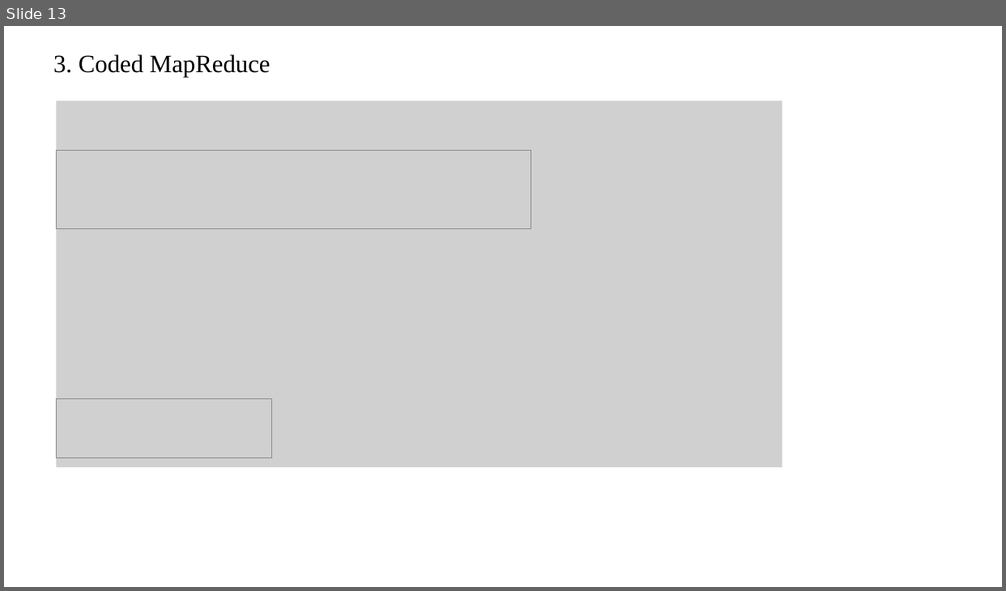
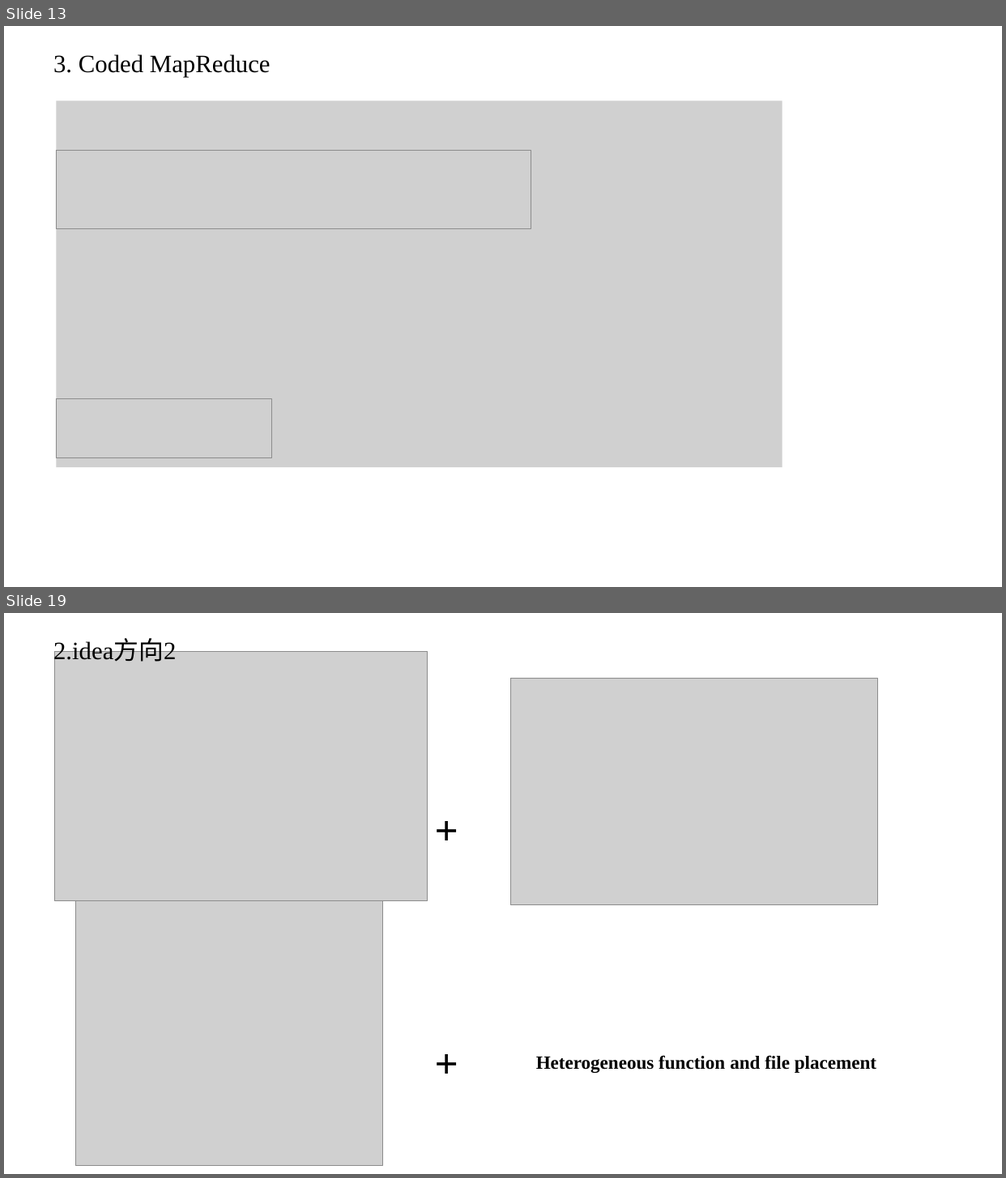
Before and after one commit to zhaojiayi/learning, a slide deck: EE/ppt/review.pptx. Shown one above the other, each under a label of ours: slide 13 before the commit, slides 13 and 19 after it; the slides between them are not shown. The pictures are 1006x591 and 1006x1178 pixels, drawn with LibreOffice and Linux fonts; fonts in the diff are those of the drawing; grey boxes stand for pictures. Boxes give left, top, right and bottom in pixels: in the first picture for what was removed or moved away, otherwise in the second. Text is boxed around its words. In the diff, an @@ line names an element or a change of style, - is before the commit and + after.

```diff
--- a/EE/ppt/review.pptx
+++ b/EE/ppt/review.pptx
@@ slide 19 added at [4,613,1002,1174], background #FFFFFF @@
@@ title added at [53,640,176,664], 24 pt, text #000000 @@
+2.idea方向2
@@ picture added at [55,652,428,902] @@
@@ picture added at [511,678,878,905] @@
@@ text added at [428,800,471,858], 40 pt, text #000000, bold @@
++
@@ picture added at [76,901,383,1165] @@
@@ text added at [428,1033,471,1092], 40 pt, text #000000, bold @@
++
@@ text added at [536,1055,876,1073], 18 pt, text #000000, bold @@
+Heterogeneous function and file placement
```
Also in this commit, not shown: 6 other slides added, 12 other files.
